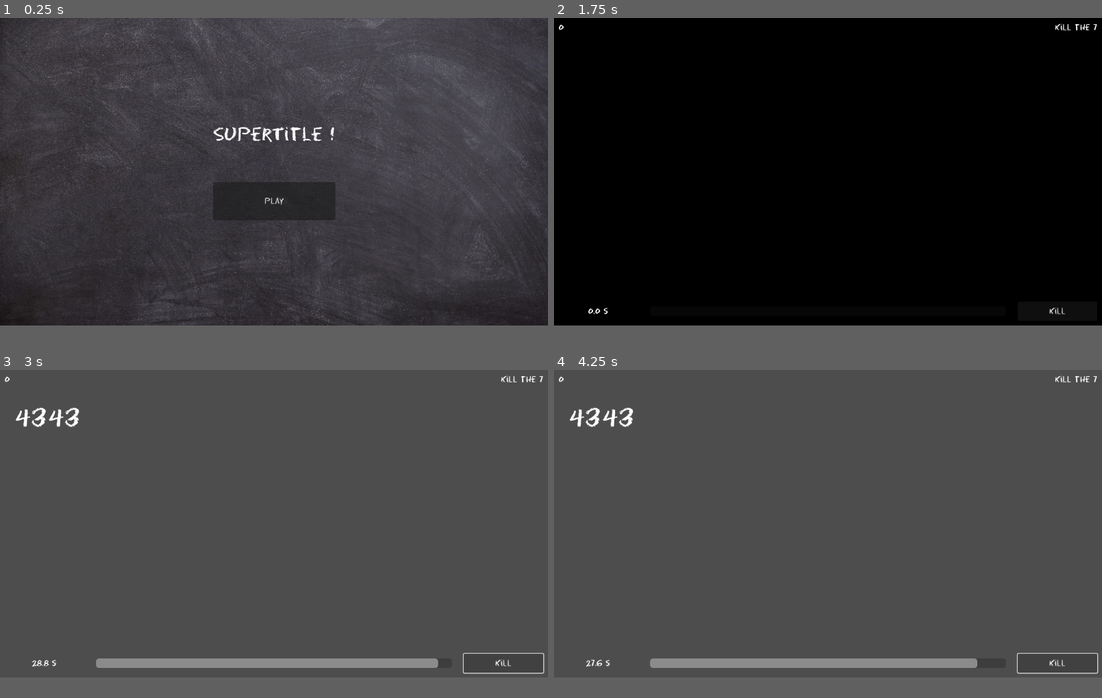
Above: before the commit, frames 1-4 (two rows, left to right).
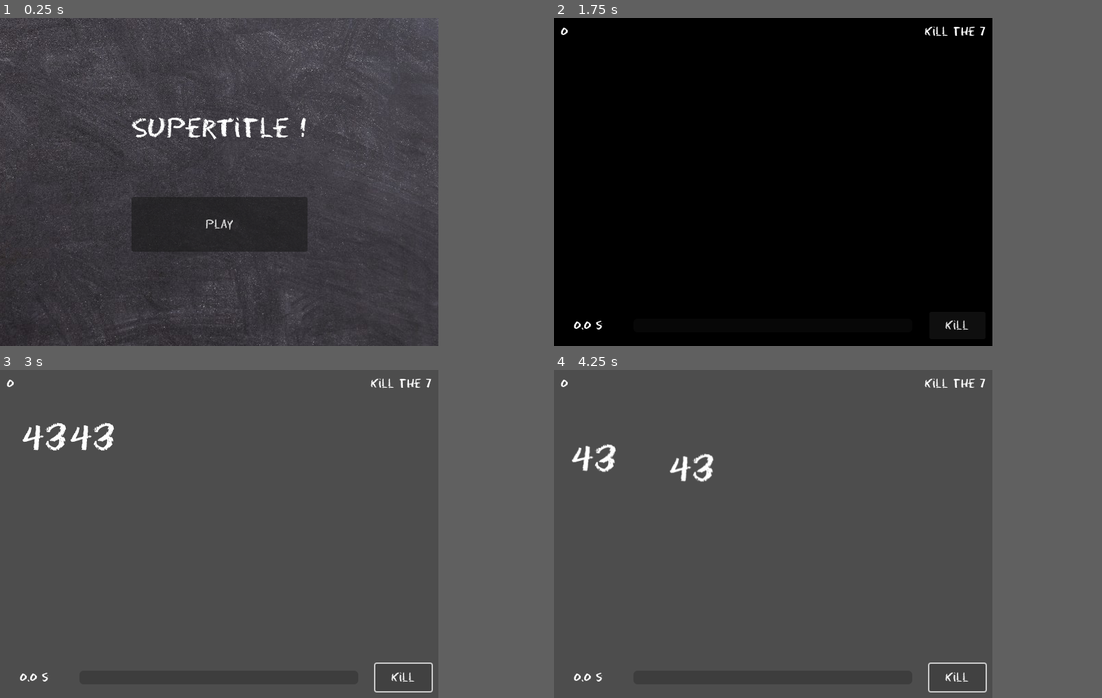
Above: after the commit, the same moments.

Repository: AntDum/UngodlyNumber
Game: Godot game, scene res://scenes/menu/main_menu.tscn
Same seed, same stepped clock (60 frames per second), same inputs: the game is played once before the commit and once after it.
Inputs:
- Up to frame 1 (0.25 s): no input
- Up to frame 2 (1.75 s): click "Play" at 0.5 s; click "Play" at 1.25 s
- Up to frame 3 (3 s): click "Kill" at 2 s; click "Kill" at 2.75 s
- Up to frame 4 (4.25 s): click "Kill" at 3.5 s
In our replay, the window is 800x450 before the commit and 640x480 after it. These sizes can differ from the game's own. Grey fills any space a smaller window leaves; there, only what the larger window draws over its background counts as a difference.

The runs differ from the first frame. In frame 1, 7.9% of the frame differs, in the area x 0-100%, y 0-100%; in frame 2, 0.4%; in frame 3, 3.2%; in frame 4, 3.2%.

Commit message:
Add number mouvement

Diff:
--- a/project.godot
+++ b/project.godot
@@ -22,7 +22,13 @@
 
 [display]
 
+window/size/viewport_width=640
+window/size/viewport_height=480
 window/stretch/mode="viewport"
+
+[global_group]
+
+numbers="Les noeuds qui sont des nombres"
 
 [gui]
 
--- a/scenes/Level.tscn
+++ b/scenes/Level.tscn
@@ -1,10 +1,16 @@
-[gd_scene load_steps=4 format=3 uid="uid://wavwqkxu8swx"]
+[gd_scene load_steps=6 format=3 uid="uid://wavwqkxu8swx"]
 
+[ext_resource type="Script" uid="uid://c3354xdut8i3c" path="res://scripts/stat_manager.gd" id="1_kl8ac"]
 [ext_resource type="Script" uid="uid://dr4pjfyik17bx" path="res://scripts/game_manager.gd" id="1_uhqny"]
 [ext_resource type="Script" uid="uid://b67j40yg6h0jh" path="res://scenes/number_manager.gd" id="2_k5jlv"]
 [ext_resource type="PackedScene" uid="uid://dq0wpoywm1r6o" path="res://scenes/ui.tscn" id="3_6vs76"]
 
+[sub_resource type="WorldBoundaryShape2D" id="WorldBoundaryShape2D_6vs76"]
+
 [node name="Level" type="Node2D"]
+
+[node name="StatManager" type="Node" parent="."]
+script = ExtResource("1_kl8ac")
 
 [node name="GameManager" type="Node" parent="." node_paths=PackedStringArray("ui")]
 script = ExtResource("1_uhqny")
@@ -13,9 +19,42 @@
 [node name="GameTimer" type="Timer" parent="GameManager"]
 one_shot = true
 
-[node name="Numbers" type="Node" parent="."]
+[node name="MapBorder" type="Node2D" parent="."]
+
+[node name="LeftBorder" type="StaticBody2D" parent="MapBorder"]
+position = Vector2(26, -1)
+collision_layer = 2
+
+[node name="CollisionShape2D" type="CollisionShape2D" parent="MapBorder/LeftBorder"]
+rotation = 1.5708
+shape = SubResource("WorldBoundaryShape2D_6vs76")
+
+[node name="RightBorder" type="StaticBody2D" parent="MapBorder"]
+position = Vector2(614, 1)
+collision_layer = 2
+
+[node name="CollisionShape2D" type="CollisionShape2D" parent="MapBorder/RightBorder"]
+rotation = -1.5708
+shape = SubResource("WorldBoundaryShape2D_6vs76")
+
+[node name="TopBorder" type="StaticBody2D" parent="MapBorder"]
+position = Vector2(0, 38)
+collision_layer = 2
+
+[node name="CollisionShape2D" type="CollisionShape2D" parent="MapBorder/TopBorder"]
+rotation = -3.14159
+shape = SubResource("WorldBoundaryShape2D_6vs76")
+
+[node name="BottomBorder" type="StaticBody2D" parent="MapBorder"]
+position = Vector2(0, 434)
+collision_layer = 2
+
+[node name="CollisionShape2D" type="CollisionShape2D" parent="MapBorder/BottomBorder"]
+shape = SubResource("WorldBoundaryShape2D_6vs76")
 
 [node name="NumberManager" type="Node" parent="."]
 script = ExtResource("2_k5jlv")
 
 [node name="UI" parent="." instance=ExtResource("3_6vs76")]
+
+[connection signal="timeout" from="GameManager/GameTimer" to="GameManager" method="_on_game_timer_timeout"]
--- a/scenes/number.gd
+++ b/scenes/number.gd
@@ -1,19 +1,60 @@
-extends Node2D
+extends CharacterBody2D
 class_name Number
 
+@export var speed = 100
+@export var min_change_direction_time = 1.5
+@export var max_change_direction_time = 3.0
+@export var min_idle_time = 0.5
+@export var max_idle_time = 2.0
+
+@onready var ray_cast_2d: RayCast2D = $RayCast2D
+@onready var animation_player: AnimationPlayer = $AnimationPlayer
+
+var change_direction_time = 1.0
+var idle_time = 0.5
+var is_idle := false
+
+var direction = Vector2.ZERO
+var time_since_change = 0.0
 
 var prime_factors = []
 var value = 1
 
+var rng = RandomNumberGenerator.new()
+
+var is_ungodly = false
+
 const raw_primes = [2, 3, 5, 7, 11, 13, 17, 19, 23, 29, 31, 37, 41, 43, 47, 53, 59, 61, 67, 71, 73, 79, 83, 89, 97, 101 …(711 unchanged characters)…
 
 func _ready() -> void:
-	pass
+	_change_direction()
 
-func _process(delta : float) -> void:
-	pass
+func _physics_process(delta: float) -> void:
+	time_since_change += delta
 
-var rng = RandomNumberGenerator.new()
+
+	if ray_cast_2d.is_colliding() or time_since_change >= change_direction_time:
+		_change_direction()
+		time_since_change = 0.0
+
+	velocity = direction * speed * delta * 60
+
+	if velocity.length() > 1:
+		animation_player.play("walk")
+	else:
+		animation_player.play("idle")
+
+	move_and_slide()
+
+func _change_direction() -> void:
+	change_direction_time = rng.randf_range(min_change_direction_time, max_change_direction_time)
+	idle_time = rng.randf_range(min_idle_time, max_idle_time)
+	if is_idle:
+		direction = Vector2(randf_range(-1, 1), randf_range(-1, 1)).normalized()
+		ray_cast_2d.target_position = direction * speed / 2
+	else:
+		direction = Vector2.ZERO
+	is_idle = not is_idle
 
 func randomize_value(max: int):
 	value = rng.randi_range(2,max)
--- a/scenes/number.tscn
+++ b/scenes/number.tscn
@@ -7,7 +7,88 @@
 
 [sub_resource type="CircleShape2D" id="CircleShape2D_1u5is"]
 
-[node name="Number" type="CharacterBody2D"]
+[sub_resource type="Animation" id="Animation_1u5is"]
+resource_name = "idle"
+loop_mode = 1
+tracks/0/type = "value"
+tracks/0/imported = false
+tracks/0/enabled = true
+tracks/0/path = NodePath("Value:rotation")
+tracks/0/interp = 1
+tracks/0/loop_wrap = true
+tracks/0/keys = {
+"times": PackedFloat32Array(0),
+"transitions": PackedFloat32Array(1),
+"update": 0,
+"values": [0.0]
+}
+tracks/1/type = "value"
+tracks/1/imported = false
+tracks/1/enabled = true
+tracks/1/path = NodePath("Value:position")
+tracks/1/interp = 2
+tracks/1/loop_wrap = true
+tracks/1/keys = {
+"times": PackedFloat32Array(0, 0.6),
+"transitions": PackedFloat32Array(1, 2.37841),
+"update": 0,
+"values": [Vector2(-172, -44), Vector2(-172, -46)]
+}
+
+[sub_resource type="Animation" id="Animation_ctckn"]
+length = 0.001
+tracks/0/type = "value"
+tracks/0/imported = false
+tracks/0/enabled = true
+tracks/0/path = NodePath("Value:rotation")
+tracks/0/interp = 1
+tracks/0/loop_wrap = true
+tracks/0/keys = {
+"times": PackedFloat32Array(0),
+"transitions": PackedFloat32Array(1),
+"update": 0,
+"values": [0.0]
+}
+tracks/1/type = "value"
+tracks/1/imported = false
+tracks/1/enabled = true
+tracks/1/path = NodePath("Value:position")
+tracks/1/interp = 1
+tracks/1/loop_wrap = true
+tracks/1/keys = {
+"times": PackedFloat32Array(0),
+"transitions": PackedFloat32Array(1),
+"update": 0,
+"values": [Vector2(-172, -44)]
+}
+
+[sub_resource type="Animation" id="Animation_k6nth"]
+resource_name = "walk"
+loop_mode = 1
+step = 0.2
+tracks/0/type = "value"
+tracks/0/imported = false
+tracks/0/enabled = true
+tracks/0/path = NodePath("Value:rotation")
+tracks/0/interp = 2
+tracks/0/loop_wrap = true
+tracks/0/keys = {
+"times": PackedFloat32Array(0, 0.2, 0.4, 0.6, 0.8),
+"transitions": PackedFloat32Array(2.37841, 0.45, 2.37841, 0.45, 2.37841),
+"update": 0,
+"values": [0.0, 0.0872665, 0.0, -0.0872665, 0.0]
+}
+
+[sub_resource type="AnimationLibrary" id="AnimationLibrary_1283t"]
+_data = {
+&"RESET": SubResource("Animation_ctckn"),
+&"idle": SubResource("Animation_1u5is"),
+&"walk": SubResource("Animation_k6nth")
+}
+
+[node name="Number" type="CharacterBody2D" groups=["numbers"]]
+collision_mask = 3
+motion_mode = 1
 script = ExtResource("1_1u5is")
 
 [node name="Area2D" type="Area2D" parent="."]
@@ -20,6 +101,7 @@
 offset_top = -44.0
 offset_right = 172.0
 offset_bottom = 45.0
+pivot_offset = Vector2(172, 44.5)
 theme_override_font_sizes/font_size = 50
 text = "43"
 horizontal_alignment = 1
@@ -27,3 +109,11 @@
 
 [node name="CollisionShape2D" type="CollisionShape2D" parent="."]
 shape = SubResource("CircleShape2D_1u5is")
+
+[node name="RayCast2D" type="RayCast2D" parent="."]
+collision_mask = 2
+
+[node name="AnimationPlayer" type="AnimationPlayer" parent="."]
+libraries = {
+&"": SubResource("AnimationLibrary_1283t")
+}
--- a/scenes/ui.tscn
+++ b/scenes/ui.tscn
@@ -20,7 +20,7 @@
 unique_name_in_owner = true
 layout_mode = 2
 size_flags_horizontal = 6
-text = "30.5 s"
+text = "30 s"
 horizontal_alignment = 1
 
 [node name="TimerPb" type="ProgressBar" parent="HBoxContainer"]
@@ -30,7 +30,7 @@
 size_flags_horizontal = 3
 size_flags_vertical = 4
 size_flags_stretch_ratio = 4.0
-value = 8.88
+value = 100.0
 show_percentage = false
 
 [node name="MarginContainer" type="MarginContainer" parent="HBoxContainer"]
@@ -58,7 +58,7 @@
 [node name="ScoreLabel" type="Label" parent="MarginContainer"]
 unique_name_in_owner = true
 layout_mode = 2
-text = "75642"
+text = "0"
 script = ExtResource("2_yev5y")
 metadata/_custom_type_script = "uid://b12rg5o8m1w70"
 
--- a/scripts/game_manager.gd
+++ b/scripts/game_manager.gd
@@ -1,7 +1,4 @@
 extends Node
-
-signal round_started
-signal round_ended
 
 @export var game_time : float = 30
 
@@ -9,6 +6,7 @@
 
 @onready var game_timer: Timer = $GameTimer
 
+var is_round_started = true
 var selected : Number = null
 
 var score : int = 0: set = _setter_score
@@ -16,17 +14,50 @@
 func _ready() -> void:
 	SceneManager.end_transition.connect(start_game)
 	EventBus.selected.connect(_on_number_selected)
+	EventBus.kill.connect(_on_kill_number)
 
 func _process(delta: float) -> void:
 	if ui:
 		ui.set_time(game_timer.time_left, game_time)
 
 func start_game() -> void:
-	round_started.emit()
+	EventBus.game_started.emit()
+
+func start_round() -> void:
+	EventBus.round_started.emit()
 	game_timer.start(game_time)
+
+func won_round() -> void:
+	print("Won round")
+	pass
+
+func lost_round() -> void:
+	print("Lost round")
+	pass
 
 func clear_game() -> void:
 	game_timer.stop()
+
+func kill_all_number() -> void:
+	for number in get_tree().get_nodes_in_group("numbers"):
+		number.queue_free()
+
+func remaining_ungodly() -> int:
+	var tot = 0
+	for number in get_tree().get_nodes_in_group("numbers"):
+		if number.is_ungodly:
+			tot += 1
+	return tot
+
+func _on_kill_number() -> void:
+	EventBus.number_killed.emit(not selected.is_ungodly)
+	if selected.is_ungodly:
+		score += 100
+	else:
+		score -= 50
+	selected.queue_free()
+	if remaining_ungodly() == 0:
+		won_round()
 
 func _on_number_selected(number : Number) -> void:
 	pass
@@ -35,3 +66,7 @@
 	score = value
 	if ui:
 		ui.set_score(value)
+
+
+func _on_game_timer_timeout() -> void:
+	lost_round()
--- /dev/null
+++ b/scripts/stat_manager.gd
@@ -0,0 +1,27 @@
+extends Node
+
+var killed = 0
+var ungodly_killed = 0
+var godly_killed = 0
+var round_played = 0
+
+func _ready() -> void:
+	EventBus.number_killed.connect(_on_number_killed)
+	EventBus.game_started.connect(_on_game_started)
+	EventBus.round_started.connect(_on_round_started)
+
+func _on_number_killed(is_godly : bool) -> void:
+	killed += 1
+	if is_godly:
+		godly_killed += 1
+	else:
+		ungodly_killed += 1
+
+func _on_game_started() -> void:
+	killed = 0
+	ungodly_killed = 0
+	godly_killed = 0
+	round_played = 0
+
+func _on_round_started() -> void:
+	round_played += 1
--- a/singletons/EventBus.gd
+++ b/singletons/EventBus.gd
@@ -1,4 +1,10 @@
 extends Node
 
-signal selected(Number)
+signal selected(number : Number)
 signal kill
+
+signal round_started
+signal round_ended
+signal game_started
+
+signal number_killed(is_godly : bool)
--- a/singletons/SceneManager.tscn
+++ b/singletons/SceneManager.tscn
@@ -104,6 +104,20 @@
 "update": 0,
 "values": [225.0, 225.0]
 }
+tracks/2/type = "method"
+tracks/2/imported = false
+tracks/2/enabled = true
+tracks/2/path = NodePath(".")
+tracks/2/interp = 1
+tracks/2/loop_wrap = true
+tracks/2/keys = {
+"times": PackedFloat32Array(1),
+"transitions": PackedFloat32Array(1),
+"values": [{
+"args": [],
+"method": &"_finished_fade_out"
+}]
+}
 
 [sub_resource type="AnimationLibrary" id="AnimationLibrary_cljbb"]
 _data = {
--- a/singletons/scene_manager.gd
+++ b/singletons/scene_manager.gd
@@ -34,6 +34,8 @@
 	timer.start()
 	_transition()
 
+func _finished_fade_out() -> void:
+	_end_transition()
+
 func _on_timer_timeout() -> void:
 	animation_player.play("ripple_out")
-	_end_transition()
Not shown: 1 places in scenes/number.tscn that only renumber resources
Not shown, added: scripts/stat_manager.gd.uid
